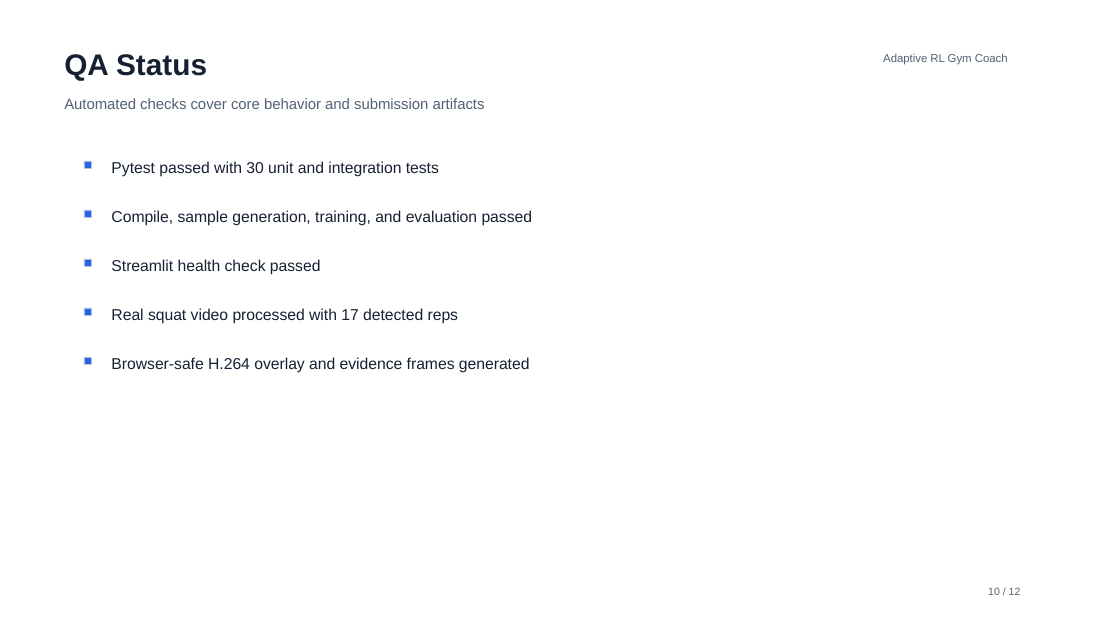
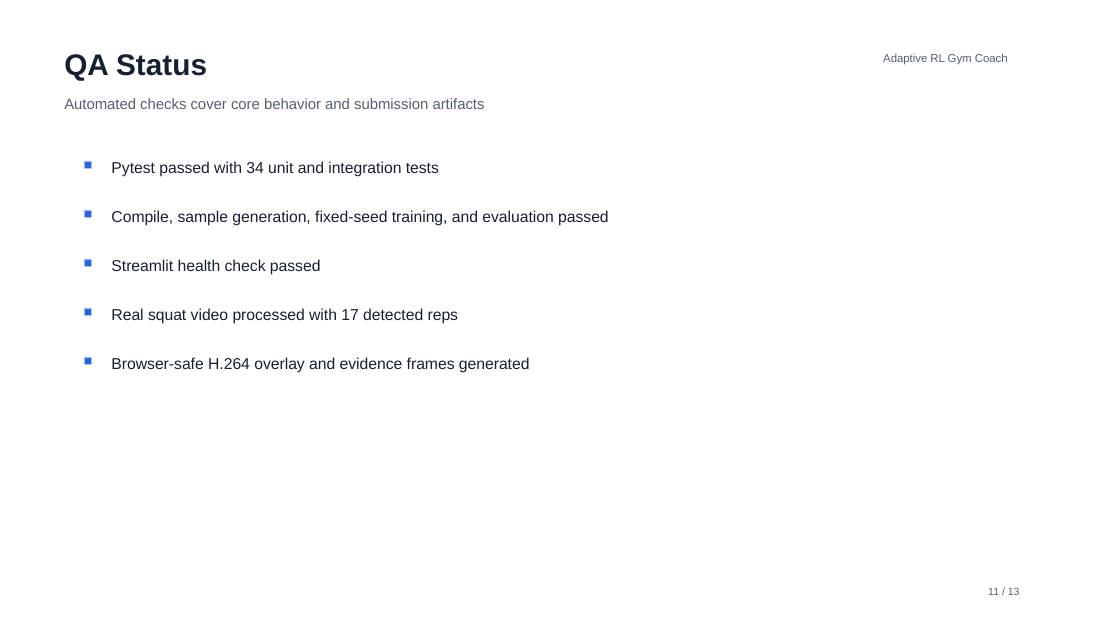
Before and after one commit to Ranbirkumar26/reinforcement_learning_adaptive_gymTrainer, a slide deck: slide 11 of slides/final_adaptive_rl_gym_coach_v3.pptx (slide 10 before the commit). Drawn at 1120x630 pixels with LibreOffice and Linux fonts; fonts in the diff are those of the drawing. Boxes give left, top, right and bottom in pixels: in the first picture for what was removed or moved away, otherwise in the second. Text is boxed around its words. In the diff, an @@ line names an element or a change of style, - is before the commit and + after.

```diff
--- a/slides/final_adaptive_rl_gym_coach_v3.pptx
+++ b/slides/final_adaptive_rl_gym_coach_v3.pptx
@@ text at (111, 161, 439, 177): text changed @@
-Pytest passed with 30 unit and integration tests
+Pytest passed with 34 unit and integration tests
@@ text at (111, 210, 609, 226): text changed @@
-Compile, sample generation, training, and evaluation passed
+Compile, sample generation, fixed-seed training, and evaluation passed
@@ text at (988, 587, 1020, 595): text changed @@
-10 / 12
+11 / 13
```
Also in this commit, not shown: 10 other slides changed, 2 slides added, 1 slide removed, 38 other files.
